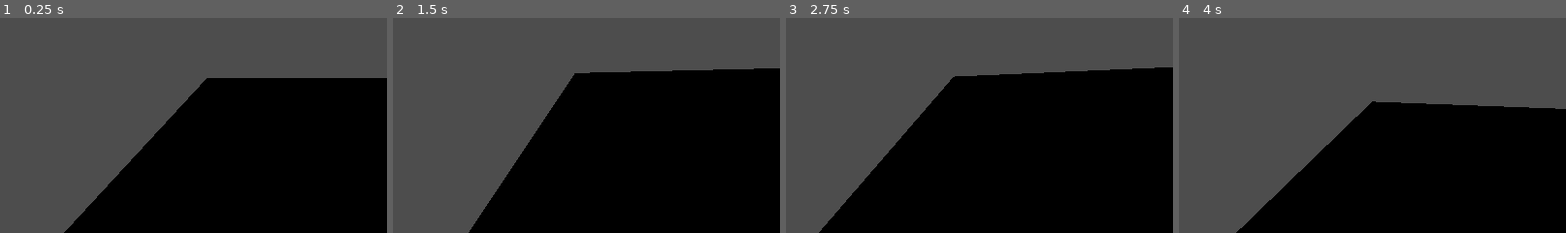
Above: before the commit, frames 1-4 (left to right).
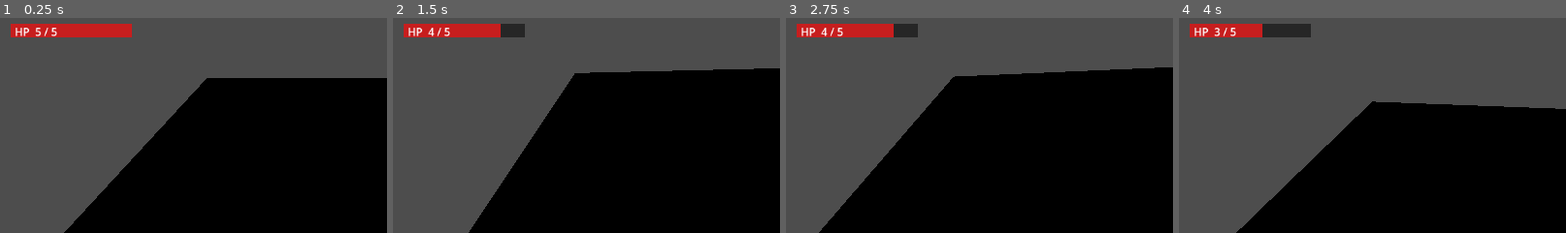
Above: after the commit, the same moments.

Repository: BenjiinxGrimm/knights-bane
Game: Godot game, scene res://scenes/main.tscn
The game is run twice, just before and just after one commit, with the same random seed, the same clock (stepped at 60 frames per second) and the same inputs.
Inputs (mouse positions are % of the whole screen's width and height, from its top left):
- Up to frame 1 (0.25 s): no input
- Up to frame 2 (1.5 s): move the mouse to (72, 44) at 0.52 s; press the mouse at (72, 44) at 0.53 s; hold D (move_right) 0.53-1.28 s; move the mouse to (30, 54) at 1.27 s; release the mouse at (30, 54) at 1.28 s; hold S (move_down) from 1.28 s (still down); tap Space (dodge) at 1.35 s
- Up to frame 3 (2.75 s): move the mouse to (60, 27) at 2.02 s; release S (move_down) at 2.03 s; press the mouse at (60, 27) at 2.03 s; hold D (move_right) from 2.03 s (still down)
- Up to frame 4 (4 s): move the mouse to (45, 70) at 2.77 s; release D (move_right) at 2.78 s; release the mouse at (45, 70) at 2.78 s; hold W (move_up) 2.78-3.53 s; tap Space (dodge) at 2.85 s; move the mouse to (80, 65) at 3.52 s; press the mouse at (80, 65) at 3.53 s; hold A (move_left) from 3.53 s (still down)
The pictures show only the part of the screen within x 0-50%, y 0-50%; the shares and areas given below are measured in that part.

The runs differ from the first frame. In frame 1, 2.0% of the frame differs, in the area x 2-35%, y 2-10%; in frame 2, 2.0%; in frame 3, 2.0%; in frame 4, 2.0%.

Commit message:
Add HP bar HUD
CanvasLayer with dark background, red fill bar, and HP x/y label.
Bar width scales with current HP ratio. Shifts brighter red below 40%.
Built in code to avoid hand-writing Control node tscn format.

Co-Authored-By: Claude Sonnet 4.6 <noreply@anthropic.com>

Diff:
--- a/scenes/main.tscn
+++ b/scenes/main.tscn
@@ -3,6 +3,7 @@
 [ext_resource type="Script" uid="uid://c3x6rslqhellm" path="res://scripts/player.gd" id="1"]
 [ext_resource type="Script" uid="uid://hfqdph5pjyg4" path="res://scripts/camera_follow.gd" id="2"]
 [ext_resource type="Script" uid="uid://dte71e8bbv3wf" path="res://scripts/enemy.gd" id="3"]
+[ext_resource type="Script" uid="uid://benhudscript1" path="res://scripts/hud.gd" id="4"]
 
 [sub_resource type="StandardMaterial3D" id="StandardMaterial3D_0wfyh"]
 albedo_color = Color(0.32, 0.30, 0.26, 1)
@@ -141,6 +142,9 @@
 [node name="Collision" type="CollisionShape3D" parent="WallWest" unique_id=300000012]
 shape = SubResource("BoxShape3D_wall_ew")
 
+[node name="HUD" type="CanvasLayer" parent="." unique_id=400000001]
+script = ExtResource("4")
+
 [node name="Camera3D" type="Camera3D" parent="." unique_id=1189174466 node_paths=PackedStringArray("target")]
 script = ExtResource("2")
 target = NodePath("../Player")
--- /dev/null
+++ b/scripts/hud.gd
@@ -0,0 +1,48 @@
+extends CanvasLayer
+
+const BAR_WIDTH  := 180.0
+const BAR_HEIGHT := 20.0
+const MARGIN     := 16.0
+
+var _bar_bg: ColorRect
+var _bar_fill: ColorRect
+var _label: Label
+var _player: Node = null
+
+func _ready() -> void:
+	_bar_bg = ColorRect.new()
+	_bar_bg.color = Color(0.1, 0.1, 0.1, 0.75)
+	_bar_bg.size = Vector2(BAR_WIDTH, BAR_HEIGHT)
+	_bar_bg.position = Vector2(MARGIN, MARGIN)
+	add_child(_bar_bg)
+
+	_bar_fill = ColorRect.new()
+	_bar_fill.color = Color(0.78, 0.12, 0.12, 1)
+	_bar_fill.size = Vector2(BAR_WIDTH, BAR_HEIGHT)
+	_bar_fill.position = Vector2(MARGIN, MARGIN)
+	add_child(_bar_fill)
+
+	_label = Label.new()
+	_label.position = Vector2(MARGIN + 6.0, MARGIN)
+	_label.size = Vector2(BAR_WIDTH, BAR_HEIGHT)
+	_label.vertical_alignment = VERTICAL_ALIGNMENT_CENTER
+	_label.add_theme_color_override("font_color", Color.WHITE)
+	add_child(_label)
+
+func _process(_delta: float) -> void:
+	if _player == null:
+		_player = get_tree().get_first_node_in_group("player")
+	if _player == null:
+		return
+
+	var hp     = _player.get("hp")
+	var max_hp = _player.get("max_hp")
+	if hp == null or max_hp == null or max_hp == 0:
+		return
+
+	var ratio := clampf(float(hp) / float(max_hp), 0.0, 1.0)
+	_bar_fill.size.x = BAR_WIDTH * ratio
+	_label.text = "HP  %d / %d" % [hp, max_hp]
+
+	# Bar shifts darker red when low
+	_bar_fill.color = Color(0.78, 0.12, 0.12, 1) if ratio > 0.4 else Color(0.95, 0.08, 0.08, 1)
